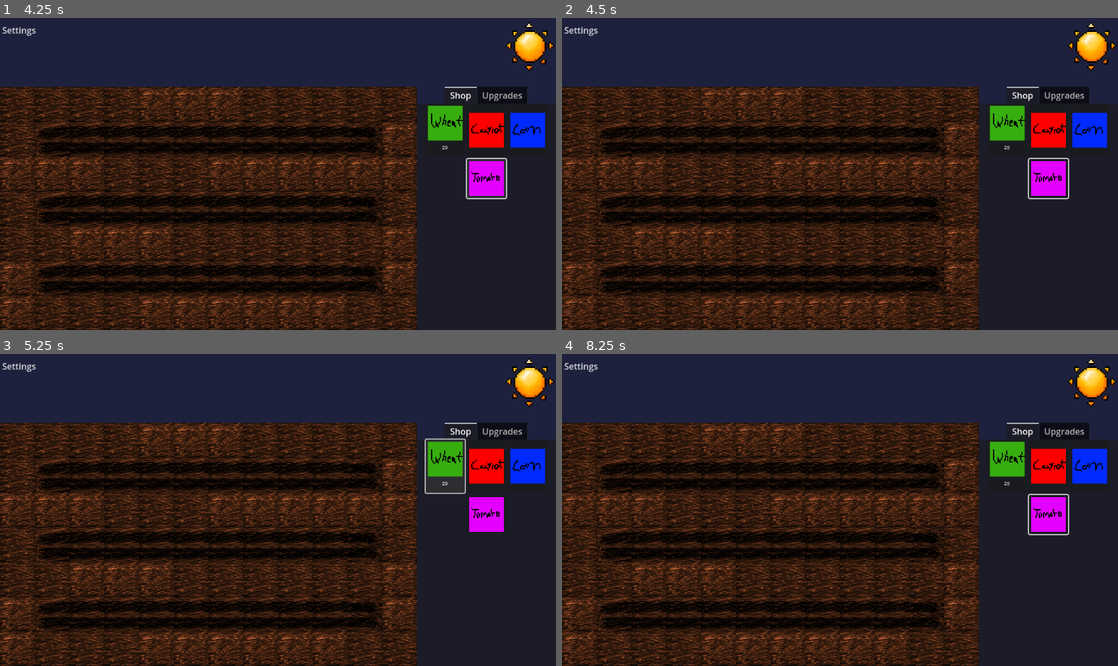
Above: before the commit, frames 1-4 (two rows, left to right).
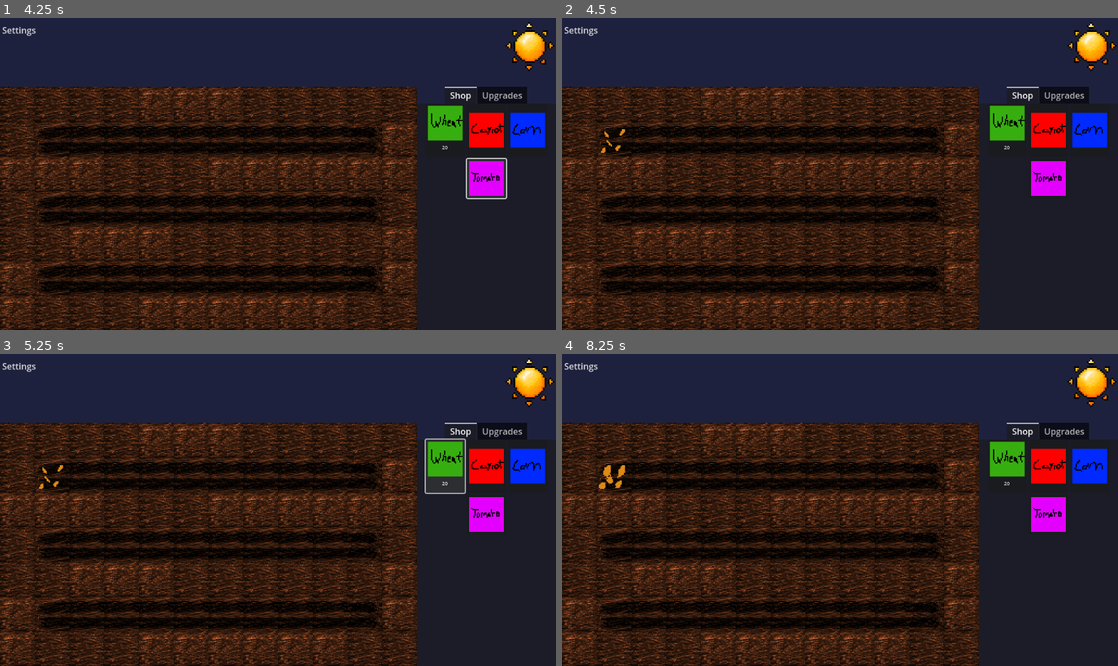
Above: after the commit, the same moments.

Repository: TalesOfXanthar/Wheather
Game: Godot game, scene res://scenes/main.tscn
Same seed, same stepped clock (60 frames per second), same inputs: the game is played once before the commit and once after it.
Inputs (mouse positions are in pixels of both pictures, inside the frame that each line leads up to):
- Up to frame 1 (4.25 s): click (50, 139) at 0.52 s; click "20" at 1.25 s; click (489, 130) at 2 s; click (528, 130) at 2.75 s; click (489, 177) at 3.5 s
- Up to frame 2 (4.5 s): click (612, 139) at 4.27 s
- Up to frame 3 (5.25 s): click "20" at 5 s
- Up to frame 4 (8.25 s): click (1051, 466) at 5.75 s; click (1090, 466) at 6.5 s; click (1051, 513) at 7.25 s; click (612, 475) at 8.02 s

Frame 1 is identical in both runs. In frame 2, 0.2% of the frame differs, in the area x 7-92%, y 35-59%; in frame 3, less than 0.1%; in frame 4, 0.3%, in the area x 6-92%, y 35-59%.

Commit message:
Revert "Added framework for nightime change in color of farm"
This reverts commit f5d49909f63102aa5c3aefa6f2c3f090c1597b2c.

Diff:
--- a/scenes/main.tscn
+++ b/scenes/main.tscn
@@ -42,6 +42,18 @@
 top_level = true
 tile_map_data = PackedByteArray("AAAAAAMAAQABAAAAAAAAAAQAAQAAAAAAAAAAAAUAAQABAAAAAAAAAAYAAQABAAAAAAAAAAcAAQAAAAAAAAAAAA …(1264 unchanged characters)…
 tile_set = SubResource("TileSet_vegmu")
+
+[node name="Camera2D" type="Camera2D" parent="."]
+position = Vector2(512, 288)
+rotation = 3.14159
+scale = Vector2(35.0964, -39.3672)
+
+[node name="Moon" parent="." instance=ExtResource("4_jyhfs")]
+top_level = true
+position = Vector2(976, 54)
+scale = Vector2(3, 3)
+
+[node name="UI" parent="." instance=ExtResource("5_tbgi4")]
 
 [node name="CropScenes" type="Node" parent="."]
 
@@ -134,22 +146,3 @@
 
 [node name="CropC0" parent="CropScenes" instance=ExtResource("5_tefeu")]
 position = Vector2(672, 480)
-
-[node name="ColorRect" type="ColorRect" parent="."]
-top_level = true
-offset_top = 128.0
-offset_right = 768.0
-offset_bottom = 576.0
-color = Color(0, 0, 0, 0.580392)
-
-[node name="Camera2D" type="Camera2D" parent="."]
-position = Vector2(512, 288)
-rotation = 3.14159
-scale = Vector2(35.0964, -39.3672)
-
-[node name="Moon" parent="." instance=ExtResource("4_jyhfs")]
-top_level = true
-position = Vector2(976, 54)
-scale = Vector2(3, 3)
-
-[node name="UI" parent="." instance=ExtResource("5_tbgi4")]
--- a/scripts/main.gd
+++ b/scripts/main.gd
@@ -1,4 +1 @@
 extends Node2D
-
-func _process(delta:float):
-	$ColorRect.color = Color(0, 0, 0, 0.0)
